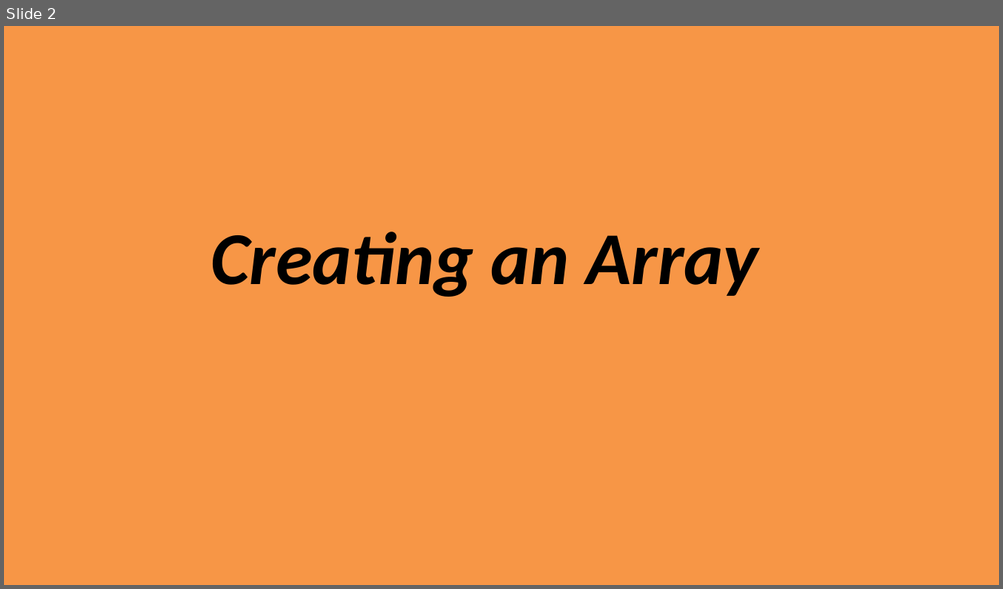
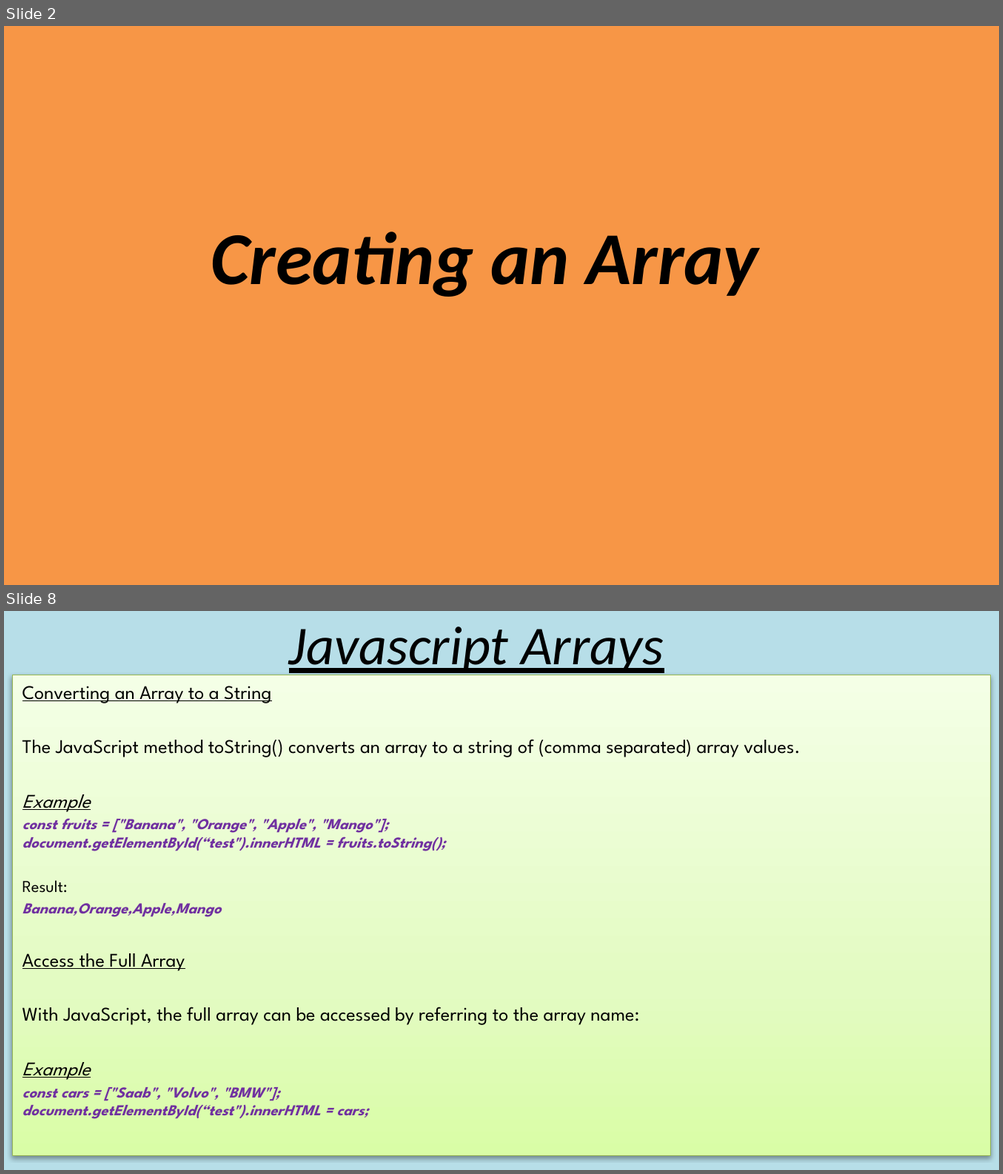
Before and after one commit to triple93r/Javascript_Arrays, a slide deck: JavascriptArrays.pptx. Shown one above the other, each under a label of ours: slide 2 before the commit, slides 2 and 8 after it; the slides between them are not shown. The pictures are 1003x589 and 1003x1174 pixels, drawn with LibreOffice and Linux fonts; fonts in the diff are those of the drawing. Boxes give left, top, right and bottom in pixels: in the first picture for what was removed or moved away, otherwise in the second. Text is boxed around its words. In the diff, an @@ line names an element or a change of style, - is before the commit and + after.

```diff
--- a/JavascriptArrays.pptx
+++ b/JavascriptArrays.pptx
@@ slide 8 added at [4,611,999,1170], background #B7DEE8 @@
@@ title added at [289,627,663,678], 39.6 pt, text #000000, italic, underline @@
+Javascript Arrays
@@ subtitle added at [12,675,990,1156], fill gradient #DAFDA7 to #E4FCC2 to #F5FFE7, outline #98B955 0.75 pt, 11 pt, text #000000, italic @@
+Converting an Array to a String
+The JavaScript method toString() converts an array to a string of (comma separated) array values.
+Example
+const fruits = ["Banana", "Orange", "Apple", "Mango"];
+document.getElementById(“test").innerHTML = fruits.toString();
+Result:
+Banana,Orange,Apple,Mango
+Access the Full Array
+With JavaScript, the full array can be accessed by referring to the array name:
+Example
+const cars = ["Saab", "Volvo", "BMW"];
+document.getElementById(“test").innerHTML = cars;
```
Also in this commit, not shown: 2 slides changed, 22 other slides added.
